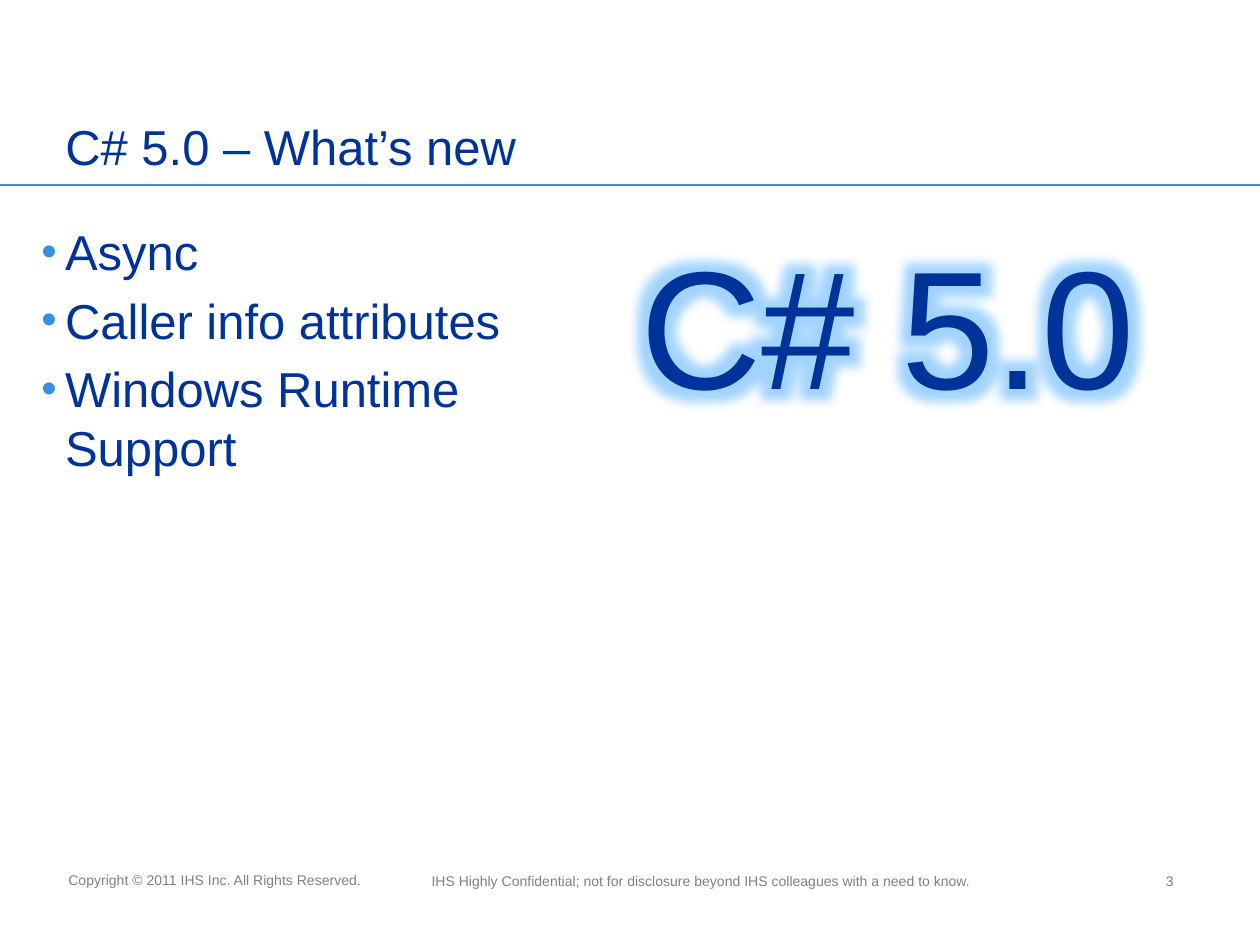
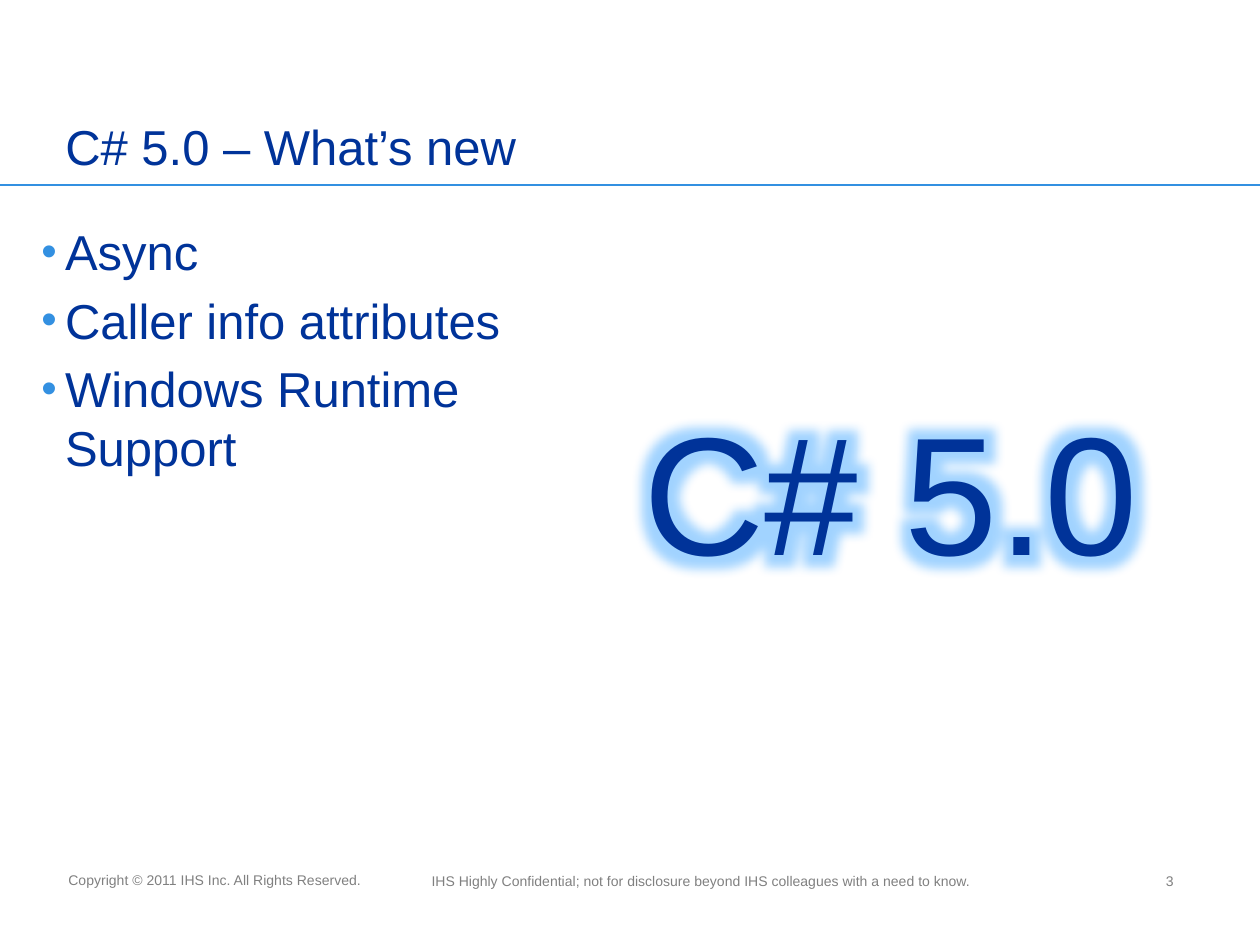
Before and after one commit to miensol/conference2012, a slide deck: slide 3 of C# 5.pptx. Drawn at 1260x945 pixels with LibreOffice and Linux fonts; fonts in the diff are those of the drawing; background and template pictures are left out. Boxes give left, top, right and bottom in pixels: in the first picture for what was removed or moved away, otherwise in the second. Text is boxed around its words. In the diff, an @@ line names an element or a change of style, - is before the commit and + after.

```diff
--- a/C# 5.pptx
+++ b/C# 5.pptx
@@ text "C# 5.0" moved from (x1=640, y1=256, x2=1134, y2=420) to (x1=644, y1=422, x2=1138, y2=586) @@
```
Also in this commit, not shown: 1 other slide changed, 1 slide added.
